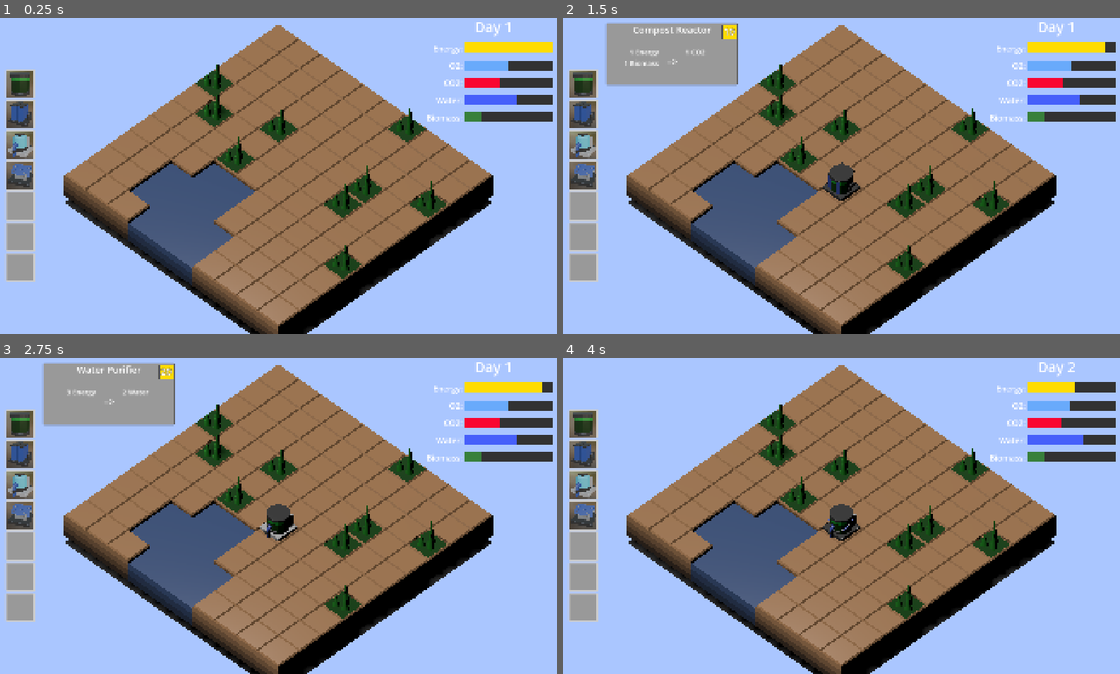
Above: before the commit, frames 1-4 (two rows, left to right).
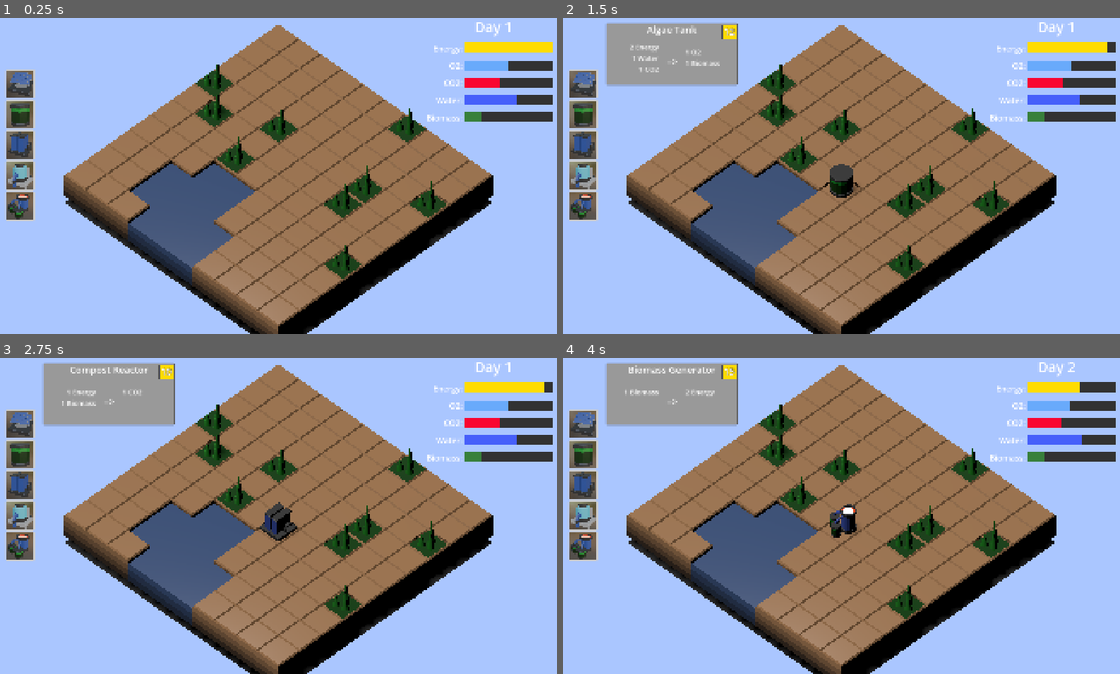
Above: after the commit, the same moments.

Repository: alexshopov/eco-reactor-gmtk-2025
Game: Godot game, scene res://scenes/main/main.tscn
Same seed, same stepped clock (60 frames per second), same inputs: the game is played once before the commit and once after it. The engine's default icon, where the game draws it, is replaced by a stand-in: a white triangle on a blue panel in a dark square.
Inputs (mouse positions are in pixels of both pictures, inside the frame that each line leads up to):
- Up to frame 1 (0.25 s): no input
- Up to frame 2 (1.5 s): tap Enter at 0.5 s; move the mouse to (585, 84) at 0.52 s; press the mouse at (585, 84) at 0.53 s; tap Space at 1.25 s; move the mouse to (585, 112) at 1.27 s; release the mouse at (585, 112) at 1.28 s; click (585, 112) at 1.35 s
- Up to frame 3 (2.75 s): tap Enter at 2 s; move the mouse to (22, 484) at 2.02 s; hold Right mouse button (right_click) from 2.03 s (still down); click (22, 484) at 2.3 s
- Up to frame 4 (4 s): tap Space at 2.75 s; move the mouse to (585, 516) at 2.77 s; release Right mouse button (right_click) at 2.78 s; click (585, 516) at 2.85 s; tap Enter at 3.5 s; move the mouse to (585, 544) at 3.52 s; press the mouse at (585, 544) at 3.53 s

The runs differ from the first frame. In frame 1, 2.5% of the frame differs, in the area x 1-7%, y 17-84%; in frame 2, 3.1%; in frame 3, 3.1%; in frame 4, 7.7%, in the area x 1-94%, y 1-84%.
Error before the commit: Out of bounds get index '-1' (on base: 'Dictionary') (res://managers/device_manager.gd:68)
Error after the commit: Invalid assignment of property or key 'device_type' with value of type 'int' on a base object of type 'Nil'. (res://managers/device_manager.gd:98)

Commit message:
added biomass generator. Code cleanup

Diff:
--- a/UI/toolbar/card_ui.tscn
+++ b/UI/toolbar/card_ui.tscn
@@ -8,10 +8,10 @@
 border_width_top = 5
 border_width_right = 5
 border_width_bottom = 5
-corner_radius_top_left = 3
-corner_radius_top_right = 3
-corner_radius_bottom_right = 3
-corner_radius_bottom_left = 3
+corner_radius_top_left = 5
+corner_radius_top_right = 5
+corner_radius_bottom_right = 5
+corner_radius_bottom_left = 5
 
 [node name="CardUI" type="PanelContainer"]
 custom_minimum_size = Vector2(100, 100)
--- a/UI/ui.gd
+++ b/UI/ui.gd
@@ -18,32 +18,23 @@
 	EventBus.water_updated.connect(_on_water_updated)
 
 
-
 func _on_device_card_hovered(device_type: Enums.DeviceType) -> void:
 	if device_type != Enums.DeviceType.Null:
-		%DeviceInfoPanel/DeviceInfoLabel.text = Constants.DEVICES[device_type].name
-		%DeviceInfoPanel/DeviceCost/DeviceCostLabel.text = "%d" % Constants.DEVICES[device_type].cost
-
-		var inputs : Array = Constants.DEVICES[device_type].inputs
-		var outputs : Array = Constants.DEVICES[device_type].outputs
-		var input_label := ""
-		var output_label := ""
-		for idx in Constants.RESOURCES.size():
-			if inputs[idx][Constants.RESOURCES[idx]] != 0:
-				input_label += "%d %s\n" % [inputs[idx][Constants.RESOURCES[idx]], Constants.RESOURCES[idx]]
-			if outputs[idx][Constants.RESOURCES[idx]] != 0:
-				output_label += "%d %s\n" % [outputs[idx][Constants.RESOURCES[idx]], Constants.RESOURCES[idx]]
-
-		%DeviceInfoPanel/InputLabel.text = input_label
-		%DeviceInfoPanel/OutputLabel.text = output_label
+		set_device_info_panel(device_type)
 		%DeviceInfoPanel.visible = true
 	else:
 		%DeviceInfoPanel.visible = false
 
+
 func _on_tile_highlighted(_pos: Vector3, tile_data: MapTile) -> void:
+	%TileInfoPanel/TileInfoData.text = ""
+
 	if tile_data:
 		%TileInfoPanel/TileInfoLabel.text = Constants.TILE_DATA[tile_data.tile_type]
-		%TileInfoPanel/TileInfoData.text = Constants.TILE_DESCRIPTIONS[tile_data.tile_type]
+		if tile_data.device_type != Enums.DeviceType.Null:
+			%TileInfoPanel/TileInfoData.text = Constants.DEVICES[tile_data.device_type]["name"]
+		else:
+			%TileInfoPanel/TileInfoData.text = Constants.TILE_DESCRIPTIONS[tile_data.tile_type]
 		%TileInfoPanel.visible = true
 	else:
 		%TileInfoPanel.visible = false
@@ -85,3 +76,21 @@
 
 func _get_value(value: float) -> float:
 	return clamp(value, 0, 100)
+
+
+func set_device_info_panel(device_type: Enums.DeviceType) -> void:
+	%DeviceInfoPanel/DeviceInfoLabel.text = Constants.DEVICES[device_type].name
+	%DeviceInfoPanel/DeviceCost/DeviceCostLabel.text = "%d" % Constants.DEVICES[device_type].cost
+
+	var inputs : Array = Constants.DEVICES[device_type].inputs
+	var outputs : Array = Constants.DEVICES[device_type].outputs
+	var input_label := ""
+	var output_label := ""
+	for idx in Constants.RESOURCES.size():
+		if inputs[idx][Constants.RESOURCES[idx]] != 0:
+			input_label += "%d %s\n" % [inputs[idx][Constants.RESOURCES[idx]], Constants.RESOURCES[idx]]
+		if outputs[idx][Constants.RESOURCES[idx]] != 0:
+			output_label += "%d %s\n" % [outputs[idx][Constants.RESOURCES[idx]], Constants.RESOURCES[idx]]
+
+	%DeviceInfoPanel/InputLabel.text = input_label
+	%DeviceInfoPanel/OutputLabel.text = output_label
--- a/UI/ui.tscn
+++ b/UI/ui.tscn
@@ -9,6 +9,7 @@
 [ext_resource type="Texture2D" uid="uid://1xcnioumgjw4" path="res://assets/icons/compost_reactor.png" id="6_nm1m0"]
 [ext_resource type="Texture2D" uid="uid://dwp2xi30uh668" path="res://assets/icons/water_purifier.png" id="7_cbfhl"]
 [ext_resource type="Texture2D" uid="uid://c7uny3bc44j8f" path="res://assets/icons/solar_panel.png" id="8_4fiuh"]
+[ext_resource type="Texture2D" uid="uid://oeohn074t5mu" path="res://assets/icons/biomass_generator.png" id="9_h81ot"]
 
 [sub_resource type="StyleBoxFlat" id="StyleBoxFlat_nm1m0"]
 border_width_left = 5
@@ -98,6 +99,11 @@
 grow_horizontal = 0
 grow_vertical = 2
 
+[node name="SolarPanel" parent="Toolbar" instance=ExtResource("4_hat8c")]
+layout_mode = 2
+device_type = 3
+icon = ExtResource("8_4fiuh")
+
 [node name="AlgaeTank" parent="Toolbar" instance=ExtResource("4_hat8c")]
 layout_mode = 2
 icon = ExtResource("5_3sbvi")
@@ -112,20 +118,18 @@
 device_type = 2
 icon = ExtResource("7_cbfhl")
 
-[node name="SolarPanel" parent="Toolbar" instance=ExtResource("4_hat8c")]
-layout_mode = 2
-device_type = 3
-icon = ExtResource("8_4fiuh")
-
-[node name="CardUI3" parent="Toolbar" instance=ExtResource("4_hat8c")]
+[node name="BiomassGenerator" parent="Toolbar" instance=ExtResource("4_hat8c")]
+layout_mode = 2
+device_type = 4
+icon = ExtResource("9_h81ot")
+
+[node name="CardUI4" parent="Toolbar" instance=ExtResource("4_hat8c")]
+visible = false
 layout_mode = 2
 device_type = -1
 
-[node name="CardUI4" parent="Toolbar" instance=ExtResource("4_hat8c")]
-layout_mode = 2
-device_type = -1
-
 [node name="CardUI5" parent="Toolbar" instance=ExtResource("4_hat8c")]
+visible = false
 layout_mode = 2
 device_type = -1
 
--- a/entities/devices/algae_tank/algae_tank.gd
+++ b/entities/devices/algae_tank/algae_tank.gd
@@ -1,6 +1,2 @@
 class_name AlgaeTank
 extends Device
-
-
-func can_build(tile_type: Enums.TileType) -> bool:
-    return tile_type == Enums.TileType.Ground
--- /dev/null
+++ b/entities/devices/biomass_generator/biomass_generator.gd
@@ -0,0 +1,2 @@
+class_name BiomassGenerator
+extends Device
--- /dev/null
+++ b/entities/devices/biomass_generator/biomass_generator.tscn
@@ -0,0 +1,12 @@
+[gd_scene load_steps=3 format=3 uid="uid://cjdc0vjsgfxlp"]
+
+[ext_resource type="PackedScene" uid="uid://bidw6hf2mjapw" path="res://assets/models/BiomassGenerator.glb" id="1_6gejq"]
+[ext_resource type="Script" uid="uid://7t84h6uujkms" path="res://entities/devices/biomass_generator/biomass_generator.gd" id="1_eqfuq"]
+
+[node name="BiomassGenerator" type="Node3D"]
+script = ExtResource("1_eqfuq")
+device_type = 4
+biomass_input = 1.0
+energy_output = 2.0
+
+[node name="Model" parent="." instance=ExtResource("1_6gejq")]
--- a/entities/devices/compost_reactor/compost_reactor.gd
+++ b/entities/devices/compost_reactor/compost_reactor.gd
@@ -1,6 +1,2 @@
 class_name CompostReactor
 extends Device
-
-
-func can_build(tile_type: Enums.TileType) -> bool:
-    return tile_type == Enums.TileType.Ground
--- a/entities/devices/device.gd
+++ b/entities/devices/device.gd
@@ -30,7 +30,6 @@
 
 
 func process_turn() -> void:
-    print("Processing %s" % Constants.DEVICES[device_type].name)
     if ResourcesManager.energy > energy_input and ResourcesManager.water > water_input \
         and ResourcesManager.o2 > o2_input and ResourcesManager.co2 > co2_input and ResourcesManager.biomass > biomass_input:
         ResourcesManager.energy -= energy_input
@@ -46,5 +45,5 @@
         ResourcesManager.biomass += biomass_output
 
 
-func can_build(_tile_type: Enums.TileType) -> bool:
-    return false
+func can_build(tile_data: MapTile) -> bool:
+    return tile_data.device_type == Enums.DeviceType.Null and tile_data.tile_type == Enums.TileType.Ground
--- a/entities/devices/solar_panel/solar_panel.gd
+++ b/entities/devices/solar_panel/solar_panel.gd
@@ -1,6 +1,2 @@
 class_name SolarPanel
 extends Device
-
-
-func can_build(tile_type: Enums.TileType) -> bool:
-    return tile_type == Enums.TileType.Ground
--- a/entities/devices/water_purifier/water_purifier.gd
+++ b/entities/devices/water_purifier/water_purifier.gd
@@ -1,6 +1,2 @@
 class_name WaterPurifier
 extends Device
-
-
-func can_build(tile_type: Enums.TileType) -> bool:
-    return tile_type == Enums.TileType.Ground
--- a/globals/constants.gd
+++ b/globals/constants.gd
@@ -100,5 +100,41 @@
 			{ "CO2": 0 },
 			{ "Biomass": 0 },
 		]
+	},
+		Enums.DeviceType.BiomassGenerator: {
+		"name": "Biomass Generator",
+		"cost": 15,
+		"inputs": [
+			{ "Energy": 0 },
+			{ "Water": 0 },
+			{ "O2": 0 },
+			{ "CO2": 0 },
+			{ "Biomass": 1 },
+		],
+		"outputs": [
+			{ "Energy": 2 },
+			{ "Water": 0 },
+			{ "O2": 0 },
+			{ "CO2": 0 },
+			{ "Biomass": 0 },
+		]
+	},
+		Enums.DeviceType.NutrientVat: {
+		"name": "Nutrient Vat",
+		"cost": 10,
+		"inputs": [
+			{ "Energy": 1 },
+			{ "Water": 1 },
+			{ "O2": 0 },
+			{ "CO2": 0 },
+			{ "Biomass": 0 },
+		],
+		"outputs": [
+			{ "Energy": 1 },
+			{ "Water": 0 },
+			{ "O2": 0 },
+			{ "CO2": 0 },
+			{ "Biomass": 1 },
+		]
 	}
 }
--- a/globals/enums.gd
+++ b/globals/enums.gd
@@ -11,5 +11,7 @@
     AlgaeTank,
     CompostReactor,
     WaterPurifier,
-    SolarPanel
+    SolarPanel,
+    BiomassGenerator,
+    NutrientVat
 }
--- a/globals/event_bus.gd
+++ b/globals/event_bus.gd
@@ -6,6 +6,7 @@
 signal device_card_hovered(device_type: Enums.DeviceType)
 signal device_card_clicked(device_type: Enums.DeviceType)
 signal device_card_cancelled
+signal device_placed(pos: Vector3, tile_data: MapTile)
 signal device_highlighted(device: Device)
 
 signal tick_completed(turn: int)
--- a/managers/device_manager.gd
+++ b/managers/device_manager.gd
@@ -10,12 +10,17 @@
 var water_purifier_scene : PackedScene
 @export
 var solar_panel_scene : PackedScene
+@export
+var biomass_generator_scene : PackedScene
 
-var active_tile : Vector3
+var active_tile : Dictionary = {
+	"pos": Vector3.INF,
+	"data": null
+}
 var device_scenes : Dictionary = {}
+var active_devices : Dictionary = {}
 var temp_cost : int
 var temp_device : Device
-var active_devices : Dictionary = {}
 
 @onready
 var sound_player : AudioStreamPlayer = $DeviceSoundPlayer
@@ -33,6 +38,9 @@
 		},
 		Enums.DeviceType.SolarPanel: {
 			"scene": solar_panel_scene
+		},
+		Enums.DeviceType.BiomassGenerator: {
+			"scene": biomass_generator_scene
 		}
 	}
 
@@ -44,14 +52,7 @@
 
 func _input(event: InputEvent) -> void:
 	if event.is_action_pressed("left_click"):
-		if temp_device and ResourcesManager.energy > temp_cost:
-			ResourcesManager.energy -= temp_cost
-			var device = temp_device.duplicate()
-			temp_device.queue_free()
-
-			active_devices.set(active_tile, device)
-			add_child(device)
-			sound_player.play()
+		set_device()
 
 
 func _on_tick(_turn: int) -> void:
@@ -72,16 +73,32 @@
 
 
 func _on_tile_highlighted(tile_pos: Vector3, tile_data: MapTile) -> void:
-	active_tile = tile_pos
-	if active_tile == Vector3.INF:
+	active_tile["pos"] = tile_pos
+	active_tile["data"] = tile_data
+	if active_tile["pos"] == Vector3.INF:
 		return
 
-	if not tile_data:
+	if not active_tile["data"]:
 		return
 
-	active_tile.y = 0
-	if temp_device and temp_device.can_build(tile_data.tile_type):
-		temp_device.global_position = active_tile
+	active_tile["pos"].y = 0
+	if temp_device and temp_device.can_build(active_tile["data"]):
+		temp_device.global_position = active_tile["pos"]
 
-	var device := active_devices.get(active_tile) as Device
-	EventBus.device_highlighted.emit(device)
+	# var device := active_devices.get(active_tile) as Device
+	# EventBus.device_highlighted.emit(device)
+
+
+func set_device() -> void:
+	if temp_device and ResourcesManager.energy > temp_cost:
+		ResourcesManager.energy -= temp_cost
+		var device = temp_device.duplicate()
+		temp_device.queue_free()
+
+		active_tile["data"].device_type = device.device_type
+		active_devices.set(active_tile["pos"], device)
+		add_child(device)
+
+		sound_player.play()
+
+		EventBus.device_placed.emit(active_tile["pos"], active_tile["data"])
--- a/project.godot
+++ b/project.godot
@@ -54,6 +54,15 @@
 "events": [Object(InputEventKey,"resource_local_to_scene":false,"resource_name":"","device":-1,"window_id":0,"alt_press …(195 unchanged characters)…
 ]
 }
+destroy_device={
+"deadzone": 0.2,
+"events": [Object(InputEventKey,"resource_local_to_scene":false,"resource_name":"","device":-1,"window_id":0,"alt_pressed":false,"shift_pressed":false,"ctrl_pressed":false,"meta_pressed":false,"pressed":false,"keycode":0,"physical_keycode":88,"key_label":0,"unicode":120,"location":0,"echo":false,"script":null)
+]
+}
+toggle_device={
+"deadzone": 0.2,
+"events": []
+}
 
 [rendering]
 
--- a/scenes/game/game.tscn
+++ b/scenes/game/game.tscn
@@ -10,6 +10,7 @@
 [ext_resource type="PackedScene" uid="uid://cydnt8knxfe4r" path="res://entities/devices/solar_panel/solar_panel.tscn" id="7_2a8rs"]
 [ext_resource type="PackedScene" uid="uid://b5fdswfwb1bmo" path="res://scenes/map/grid_map.tscn" id="7_87uf6"]
 [ext_resource type="AudioStream" uid="uid://brgbxnll3lq5e" path="res://assets/sound_fx/build.wav" id="8_4j704"]
+[ext_resource type="PackedScene" uid="uid://cjdc0vjsgfxlp" path="res://entities/devices/biomass_generator/biomass_generator.tscn" id="8_kp23o"]
 
 [node name="Game" type="Node3D"]
 script = ExtResource("1_sul5r")
@@ -23,6 +24,7 @@
 compost_reactor_scene = ExtResource("6_2a8rs")
 water_purifier_scene = ExtResource("6_87uf6")
 solar_panel_scene = ExtResource("7_2a8rs")
+biomass_generator_scene = ExtResource("8_kp23o")
 
 [node name="DeviceSoundPlayer" type="AudioStreamPlayer" parent="DeviceManager"]
 stream = ExtResource("8_4j704")
--- a/scenes/map/grid_map.gd
+++ b/scenes/map/grid_map.gd
@@ -15,6 +15,7 @@
 
 		var tile_data = MapTile.new()
 		tile_data.tile_type = tile as Enums.TileType
+		tile_data.device_type = Enums.DeviceType.Null
 
 		if tile_data.tile_type == Enums.TileType.Water:
 			$Terrain.spawn_water()
@@ -28,6 +29,7 @@
 
 
 	EventBus.active_tile_changed.connect(_on_active_tile_changed)
+	EventBus.device_placed.connect(_on_device_placed)
 
 
 func _on_active_tile_changed(active_tile: Vector3) -> void:
@@ -35,3 +37,9 @@
 	if active_tile:
 		var cell := local_to_map(active_tile)
 		EventBus.tile_highlighted.emit(active_tile, tiles.get(cell))
+
+
+func _on_device_placed(pos: Vector3, tile_data: MapTile) -> void:
+	var cell := pos
+	cell.y = -1
+	tiles[local_to_map(cell)] = tile_data
Not shown: 1 places in UI/ui.tscn that only renumber resources
Binary file added: assets/icons/biomass_generator.png
Not shown, added: assets/icons/biomass_generator.png.import
Binary file added: assets/models/BiomassGenerator.glb
Not shown, added: assets/models/BiomassGenerator.glb.import
Not shown, added: entities/devices/biomass_generator/biomass_generator.gd.uid
Not shown: 1 places in scenes/game/game.tscn that only renumber resources
